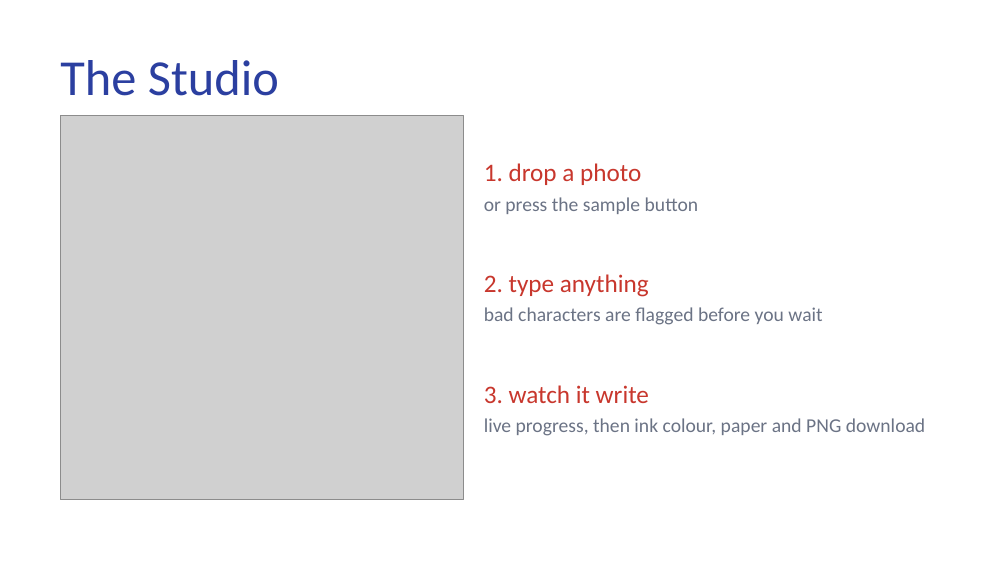
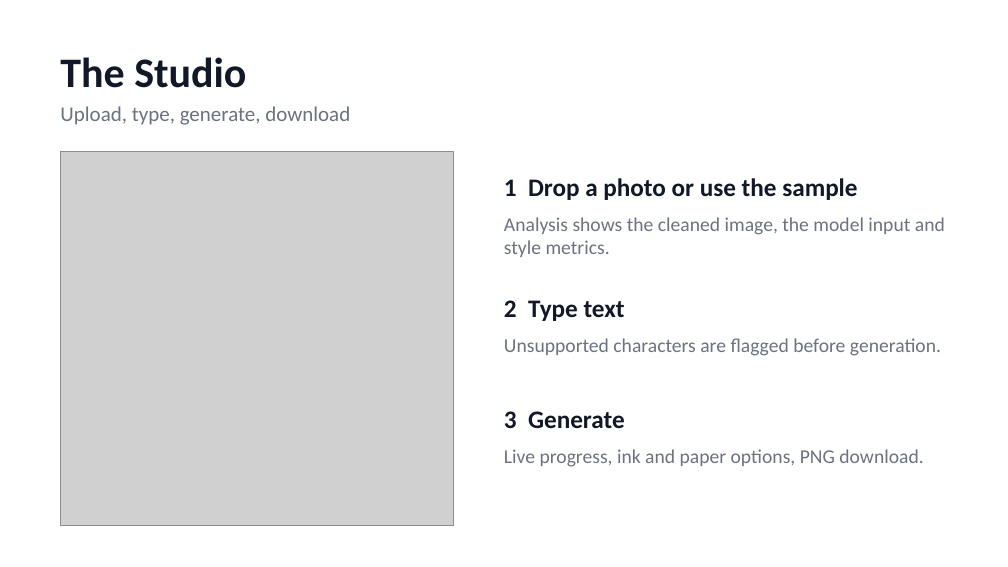
Before and after one commit to choudharyyuvraj/SYNGEN, a slide deck: slide 6 of docs/Ink2Learn_Presentation.pptx. Drawn at 1008x567 pixels with LibreOffice and Linux fonts; fonts in the diff are those of the drawing; grey boxes stand for pictures; background and template pictures are left out. Boxes give left, top, right and bottom in pixels: in the first picture for what was removed or moved away, otherwise in the second. Text is boxed around its words. In the diff, an @@ line names an element or a change of style, - is before the commit and + after.

```diff
--- a/docs/Ink2Learn_Presentation.pptx
+++ b/docs/Ink2Learn_Presentation.pptx
@@ text "The Studio" at <box>60,57,246,88</box>: size 36 to 30 pt, text colour #2B3FA0 to #111827, bold on @@
@@ text added at <box>60,106,350,125</box>, 15 pt, text #6B7280 @@
+Upload, type, generate, download
@@ picture: place and size @@
-picture at <box>60,116,464,500</box>
+picture at <box>60,151,454,525</box>
@@ text removed at <box>484,163,641,185</box> @@
-1. drop a photo
@@ text at <box>504,178,857,200</box>: text changed; size 14 to 18 pt; text colour #6B7385 to #111827; bold on @@
-or press the sample button
+1 Drop a photo or use the sample
@@ text added at <box>504,217,945,257</box>, 14 pt, text #6B7280 @@
+Analysis shows the cleaned image, the model input and style metrics.
@@ text "2 Type text" at <box>504,300,625,321</box>: vertical alignment middle to top @@
@@ text at <box>504,300,625,321</box>: text changed; text colour #C8372D to #111827; bold on @@
-2. type anything
+2 Type text
@@ text at <box>504,338,941,356</box>: text changed; text colour #6B7385 to #6B7280 @@
-bad characters are flagged before you wait
+Unsupported characters are flagged before generation.
@@ text removed at <box>484,385,649,403</box> @@
-3. watch it write
@@ text added at <box>504,411,625,428</box>, 18 pt, text #111827, bold @@
+3 Generate
@@ text at <box>504,449,923,467</box>: text changed; text colour #6B7385 to #6B7280 @@
-live progress, then ink colour, paper and PNG download
+Live progress, ink and paper options, PNG download.
```
Also in this commit, not shown: 7 other slides changed, 1 slide added, 1 slide removed.
